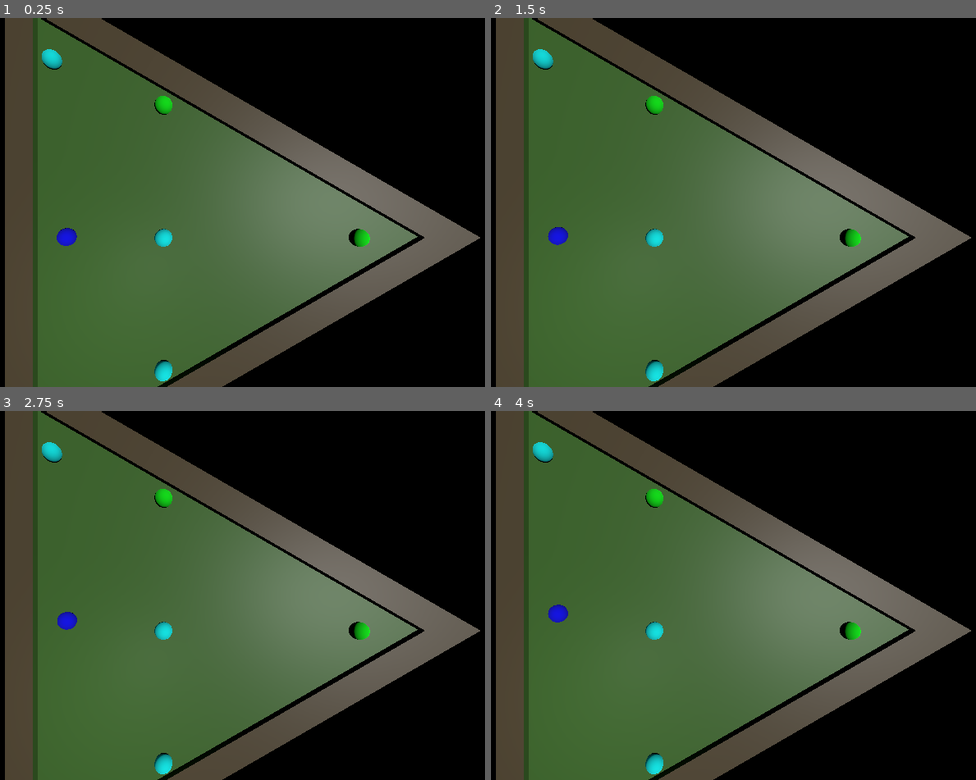
Above: before the commit, frames 1-4 (two rows, left to right).
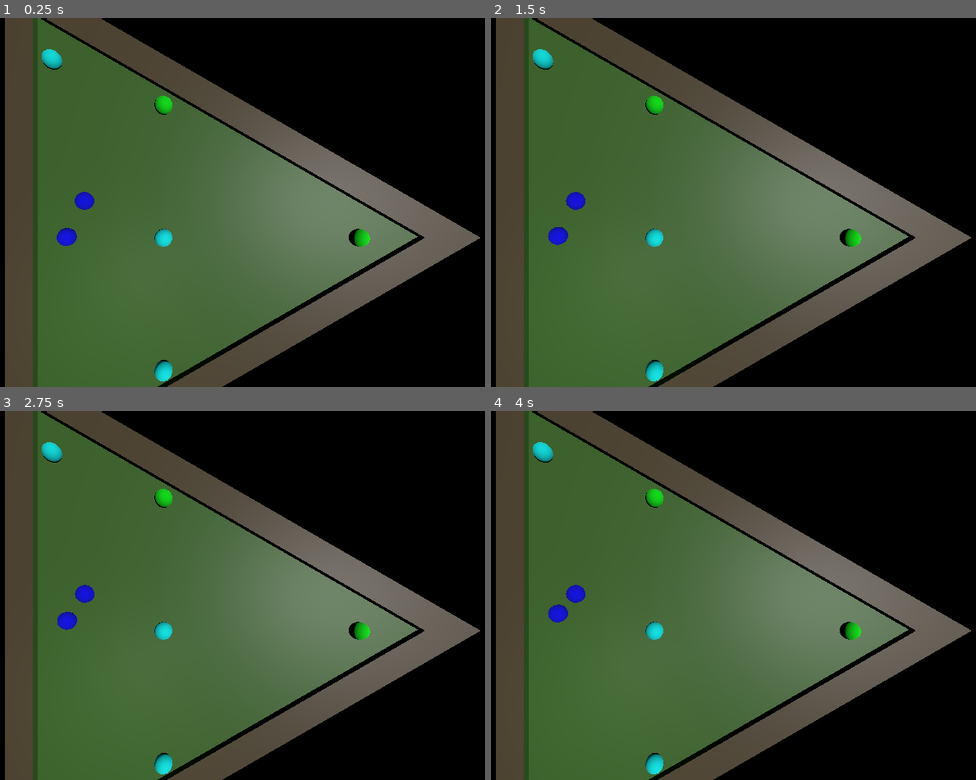
Above: after the commit, the same moments.

Repository: freesstylers/GlobalGameJam25
Game: Godot game, scene res://Assets/Prefabs/pruebaworld.tscn
The game is run twice, just before and just after one commit, with the same random seed, the same clock (stepped at 60 frames per second) and the same inputs.
Inputs (mouse positions are in pixels of both pictures, inside the frame that each line leads up to):
- Up to frame 1 (0.25 s): no input
- Up to frame 2 (1.5 s): tap Enter at 0.5 s; move the mouse to (830, 184) at 0.52 s; hold D (right) 0.53-1.28 s; click (830, 184) at 0.6 s; tap Space (Accelerate) at 1.25 s; move the mouse to (554, 220) at 1.27 s; hold S (down) from 1.28 s (still down); tap E (horny) at 1.35 s
- Up to frame 3 (2.75 s): tap Enter at 2 s; move the mouse to (261, 514) at 2.02 s; release S (down) at 2.03 s; hold D (right) from 2.03 s (still down); click (261, 514) at 2.1 s
- Up to frame 4 (4 s): tap Space (Accelerate) at 2.75 s; move the mouse to (655, 669) at 2.77 s; release D (right) at 2.78 s; hold Space (Accelerate) 2.78-3.53 s; tap E (horny) at 2.85 s; tap Enter at 3.5 s; move the mouse to (883, 650) at 3.52 s; hold A (left) from 3.53 s (still down); click (883, 650) at 3.6 s

The runs differ from the first frame. In frame 1, 0.2% of the frame differs, in the area x 15-20%, y 47-52%; in frame 2, 0.2%; in frame 3, 0.2%; in frame 4, 0.2%.

Commit message:
Ya hay multiplayer local

Diff:
--- a/Assets/Prefabs/pruebaworld.tscn
+++ b/Assets/Prefabs/pruebaworld.tscn
@@ -25,3 +25,6 @@
 light_energy = 0.677
 
 [node name="PoolManager" parent="." instance=ExtResource("5_8m4cp")]
+
+[node name="Player2" parent="." instance=ExtResource("1_ivced")]
+transform = Transform3D(1, 0, 0, 0, 1, 0, 0, 0, 1, -2.09067, 1.599, 4.44037)
--- a/Assets/Scripts/PoolManager.gd
+++ b/Assets/Scripts/PoolManager.gd
@@ -15,6 +15,7 @@
 var player_turn : int = 0
 var max_players : int = 2
 var num_players : int = 1
+var current_players : int = 0
 
 var player_bubble_count : Array[int]
 
@@ -29,6 +30,7 @@
 	HitBubble.connect(hit_bubble)
 	for i in num_players:
 		player_bubble_count.append(0)
+	PlayerStartTurn.emit(player_turn)
 
 func start_play():
 	play_timer.start()
@@ -42,6 +44,7 @@
 	if player_turn > num_players:
 		player_turn = 0
 	PlayerStartTurn.emit(player_turn)
+	print("Next turn")
 
 func reset_game():
 	player_turn = 0
--- a/Assets/Scripts/pruebaplayer.gd
+++ b/Assets/Scripts/pruebaplayer.gd
@@ -7,11 +7,16 @@
 var is_moving : bool = false
 var is_my_turn : bool = false
 
+var player_id : int = 0
+
 var charging : bool = false
 var charge_meter : float = 0.0
 
 func _ready() -> void:
 	GameManager.PoolManager.StopBall.connect(stop_movement)
+	GameManager.PoolManager.PlayerStartTurn.connect(set_player_turn)
+	player_id = GameManager.PoolManager.current_players
+	GameManager.PoolManager.current_players += 1
 
 func _process(delta: float) -> void:
 	if charging:
@@ -20,7 +25,7 @@
 			charge_meter = 3.0
 
 func _input(event):
-	if not is_moving:
+	if not is_moving and is_my_turn:
 		var vector = Input.get_vector("down", "up", "right", "left")
 		var vector3 = Vector3(vector.x, 0, -vector.y)
 
@@ -40,3 +45,6 @@
 	rigidbody.linear_velocity = Vector3.ZERO
 	rigidbody.angular_velocity = Vector3.ZERO
 	is_moving = false
+
+func set_player_turn(num):
+	is_my_turn = (num == player_id)
